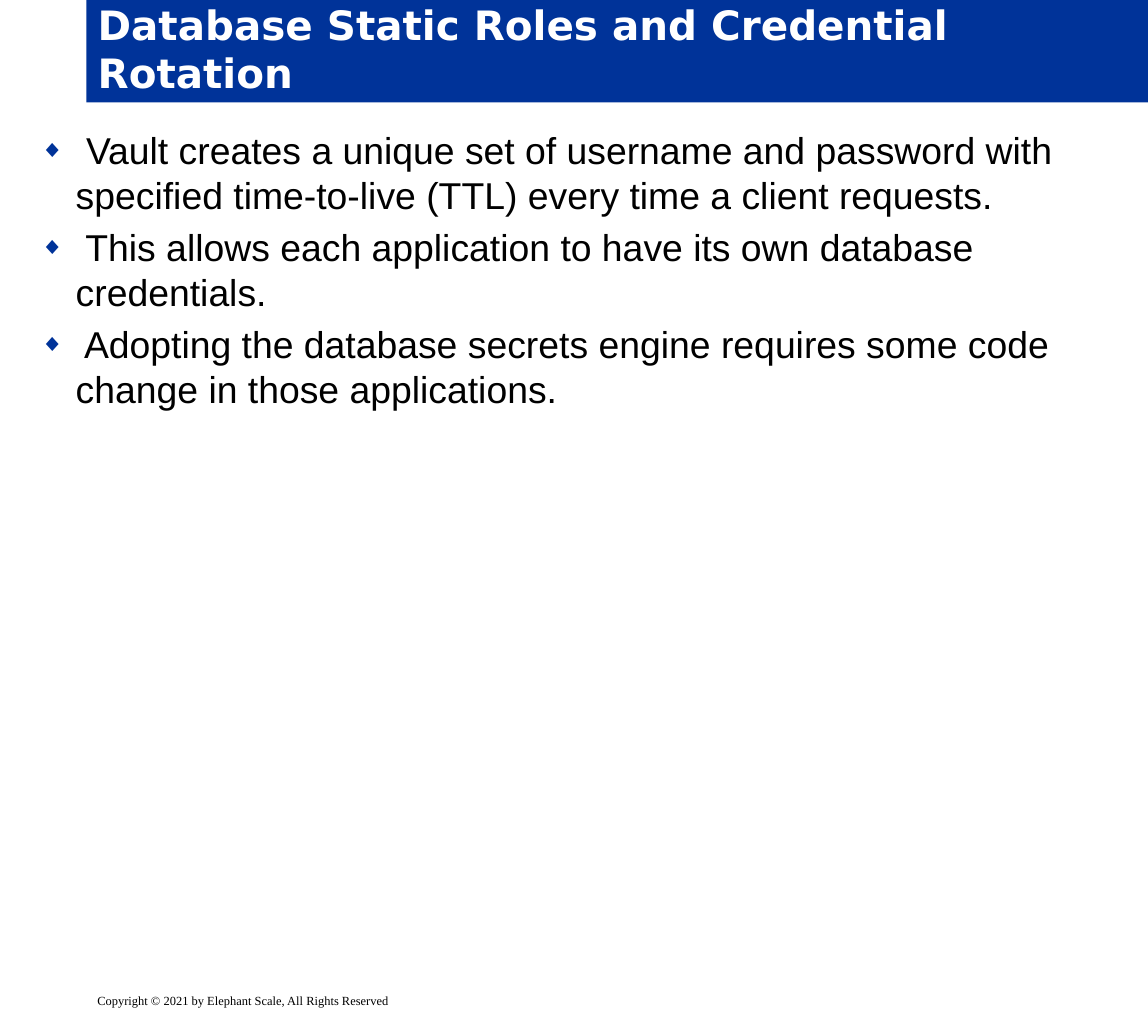
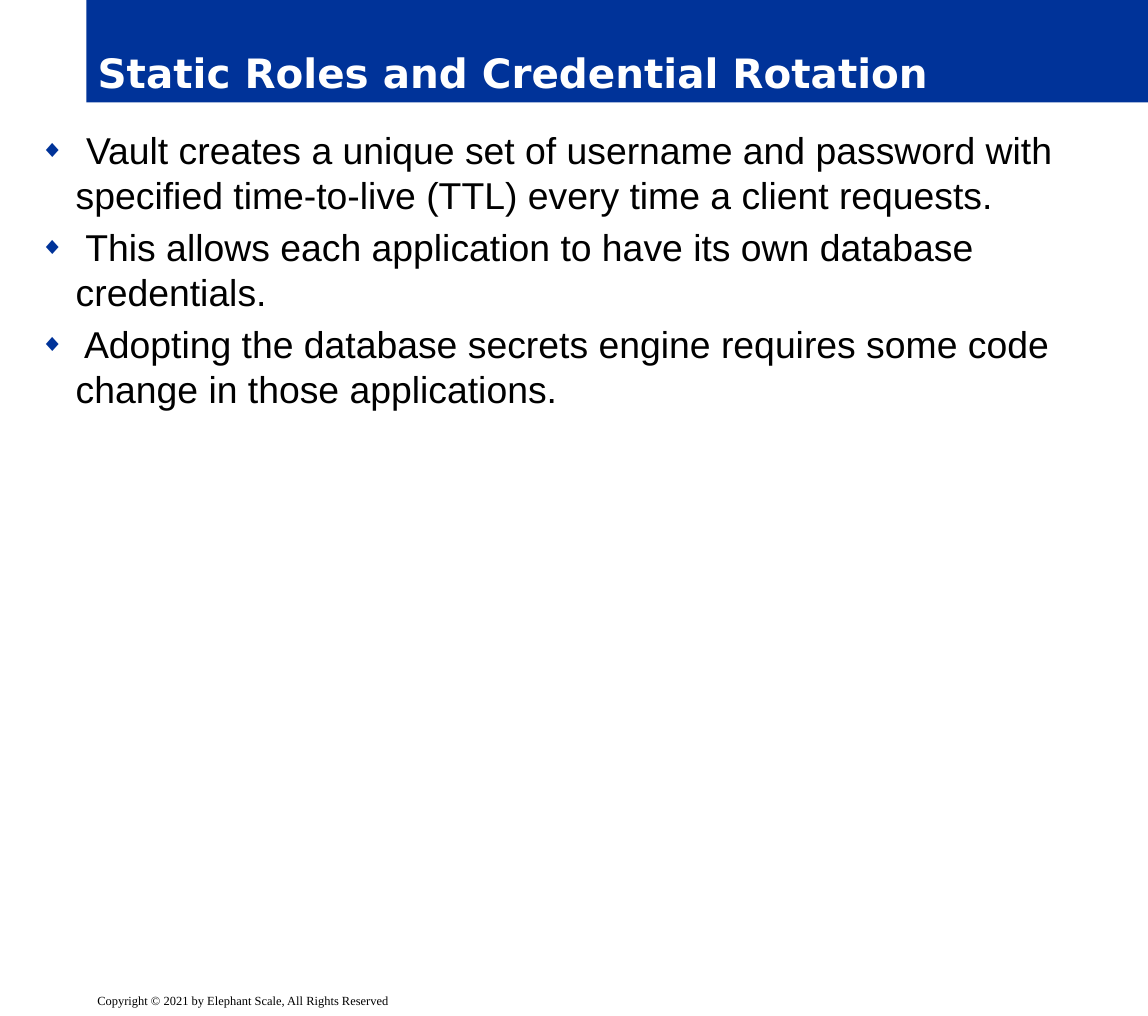
Before and after one commit to elephantscale/es-training-new, a slide deck: slide 70 of vault-consul/delivery/04__Vault_configuration.pptx. Drawn at 1148x1016 pixels with LibreOffice and Linux fonts; fonts in the diff are those of the drawing; background and template pictures are left out. Boxes give left, top, right and bottom in pixels: in the first picture for what was removed or moved away, otherwise in the second. Text is boxed around its words. In the diff, an @@ line names an element or a change of style, - is before the commit and + after.

```diff
--- a/vault-consul/delivery/04__Vault_configuration.pptx
+++ b/vault-consul/delivery/04__Vault_configuration.pptx
@@ title at bbox=[98, 57, 927, 89]: text changed @@
-Database Static Roles and Credential Rotation
+Static Roles and Credential Rotation
```
Also in this commit, not shown: 2 other slides changed, 1 other file.
